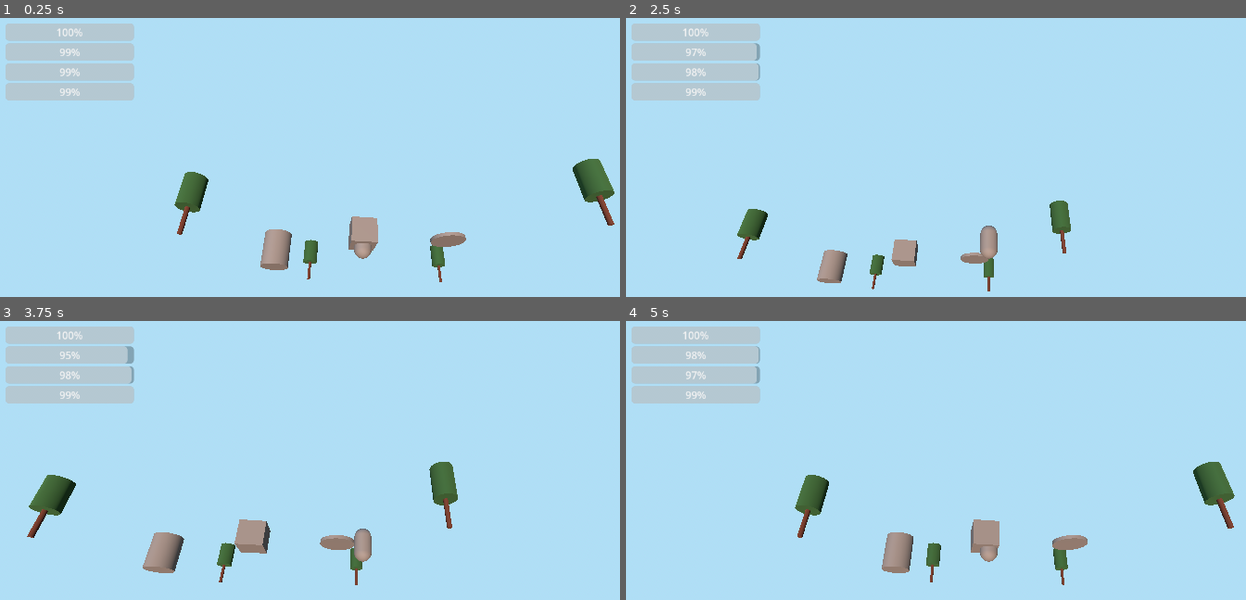
Above: before the commit, frames 1-4 (two rows, left to right).
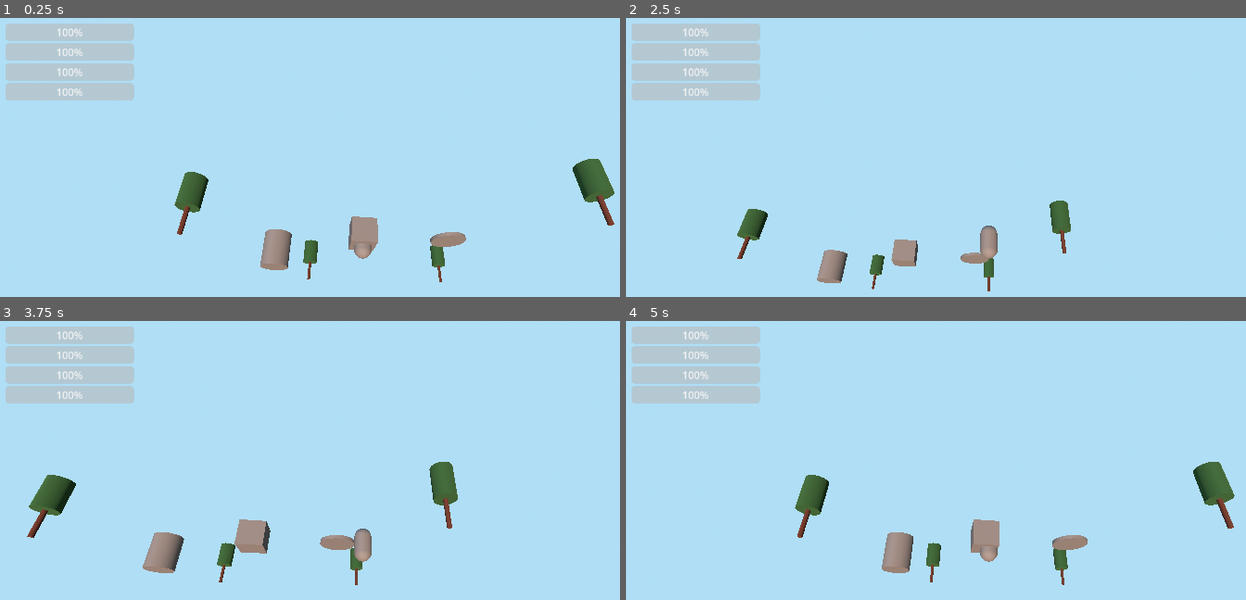
Above: after the commit, the same moments.

Repository: hapyssonline-spec/tailwinter
Game: Godot game, scene res://Main.tscn
Two runs of this game, one before a commit and one after it. Both use one fixed random seed, a clock stepped at 60 frames per second and the inputs below.
Inputs (mouse positions are in pixels of both pictures, inside the frame that each line leads up to):
- Up to frame 1 (0.25 s): no input
- Up to frame 2 (2.5 s): tap Enter at 0.5 s; move the mouse to (1153, 196) at 0.52 s; hold D (move_right) 0.53-1.28 s; tap E (interact, bound only after the commit) at 0.6, 1.35, 2.1 s; click (1153, 196) at 0.67 s; move the mouse to (843, 238) at 1.27 s; hold S (move_backward) 1.28-2.03 s; move the mouse to (1060, 126) at 2.02 s; hold D (move_right) from 2.03 s (still down)
- Up to frame 3 (3.75 s): move the mouse to (outside the picture) at 2.77 s; release D (move_right) at 2.78 s; hold W (move_forward) 2.78-3.53 s; tap E (interact, bound only after the commit) at 2.85, 3.6 s; click (outside the picture) at 2.92 s; move the mouse to (582, 583) at 3.52 s; hold A (move_left) from 3.53 s (still down)
- Up to frame 4 (5 s): keep holding A (move_left); move the mouse to (768, 460) at 4.27 s; tap E (interact, bound only after the commit) at 4.35 s

The runs differ from the first frame. In frame 1, 0.2% of the frame differs, in the area x 9-14%, y 10-28%; in frame 2, 0.2%; in frame 3, 0.2%, in the area x 9-22%, y 8-28%; in frame 4, 0.2%.
Error after the commit: Parse Error: Unindent doesn't match the previous indentation level. (res://scripts/main.gd:21)

Commit message:
Add campfire fuel and debug HUD toggle

Diff:
--- a/hud.tscn
+++ b/hud.tscn
@@ -30,3 +30,24 @@
 custom_minimum_size = Vector2(200, 20)
 layout_mode = 2
 value = 100.0
+
+[node name="DebugPanel" type="VBoxContainer" parent="."]
+offset_left = 20.0
+offset_top = 120.0
+offset_right = 60.0
+offset_bottom = 160.0
+theme_override_constants/separation = 4
+visible = false
+
+[node name="FuelTitle" type="Label" parent="DebugPanel"]
+layout_mode = 2
+text = "Campfire Fuel"
+
+[node name="FuelBar" type="ProgressBar" parent="DebugPanel"]
+custom_minimum_size = Vector2(220, 22)
+layout_mode = 2
+value = 0.0
+
+[node name="FuelValue" type="Label" parent="DebugPanel"]
+layout_mode = 2
+text = "Нет костра"
--- a/project.godot
+++ b/project.godot
@@ -41,3 +41,17 @@
 "events": [Object(InputEventKey,"resource_local_to_scene":false,"resource_name":"","device":-1,"window_id":0,"alt_press …(193 unchanged characters)…
 ]
 }
+interact={
+"deadzone": 0.5,
+"events": [Object(InputEventKey,"resource_local_to_scene":false,"resource_name":"","device":-1,"window_id":0,"alt_pressed":false,"shift_pressed":false,"ctrl_pressed":false,"meta_pressed":false,"pressed":false,"keycode":0,"physical_keycode":69,"key_label":0,"unicode":1077,"location":0,"echo":false,"script":null)
+]
+}
+toggle_debug={
+"deadzone": 0.5,
+"events": [Object(InputEventKey,"resource_local_to_scene":false,"resource_name":"","device":-1,"window_id":0,"alt_pressed":false,"shift_pressed":false,"ctrl_pressed":false,"meta_pressed":false,"pressed":false,"keycode":16777246,"physical_keycode":0,"key_label":0,"unicode":0,"location":0,"echo":false,"script":null)
+]
+}
+
+[autoload]
+
+DebugState="*res://scripts/core/debug_state.gd"
--- a/scripts/campfire.gd
+++ b/scripts/campfire.gd
@@ -1,31 +1,103 @@
 extends Node3D
 
-@export var warmth_restore_rate := 10.0   # скорость восстановления тепла в секунду
+signal fuel_changed(current: float, max: float)
+
+@export var warmth_restore_rate: float = 10.0 # скорость восстановления тепла в секунду
+@export var fuel_max: float = 100.0           # максимальный запас топлива костра
+@export var fuel: float = 60.0                # стартовое количество топлива
+@export var burn_rate: float = 1.0            # сколько топлива сгорает в секунду
+@export var fuel_per_wood: float = 20.0       # сколько топлива добавляет одно полено
 
 var player_in_range: Node3D = null
+var is_lit: bool = true
+
+@onready var fire_mesh: Node3D = $Firemesh
+
+func _ready() -> void:
+	add_to_group("interactable")
+	add_to_group("campfire")
+	is_lit = fuel > 0.0
+	_update_fire_visual()
+	fuel_changed.emit(fuel, fuel_max)
+
 
 func _process(delta: float) -> void:
-	if player_in_range == null:
+	_update_burning(delta)
+	_restore_warmth(delta)
+
+
+func _update_burning(delta: float) -> void:
+	if not is_lit:
 		return
 
-	# Пытаемся увеличить warmth у объекта, если у него есть такое свойство
-	if player_in_range.has_method("_update_stats"):
-		# если бы нужно было что-то особенное
-		pass
+	var prev_fuel := fuel
+	fuel = max(0.0, fuel - burn_rate * delta)
+	if fuel != prev_fuel:
+		fuel_changed.emit(fuel, fuel_max)
 
-	# Прямо обращаемся к переменной warmth (наш Player её имеет)
+	if fuel <= 0.0:
+		_set_lit(false)
+
+
+func _restore_warmth(delta: float) -> void:
+	if player_in_range == null or not is_lit:
+		return
+
 	if "warmth" in player_in_range:
 		player_in_range.warmth = min(
-			100.0,
-			player_in_range.warmth + warmth_restore_rate * delta
+				100.0,
+				player_in_range.warmth + warmth_restore_rate * delta
 		)
+
+
+func interact(actor: Node) -> void:
+	if not actor:
+		return
+
+	if not ("player_wood" in actor):
+		print("Не у кого брать дрова.")
+		return
+
+	if fuel >= fuel_max:
+		print("Костёр уже заполнен.")
+		return
+
+	if actor.player_wood <= 0:
+		print("Нет дров.")
+		return
+
+	actor.player_wood -= 1
+	var prev_fuel := fuel
+	fuel = clamp(fuel + fuel_per_wood, 0.0, fuel_max)
+	if fuel > 0.0 and not is_lit:
+		_set_lit(true)
+
+	if fuel != prev_fuel:
+		fuel_changed.emit(fuel, fuel_max)
+		print("Костёр пополнен дровами. Текущее топливо: %.1f" % fuel)
 
 
 func _on_warm_area_body_entered(body: Node) -> void:
 	if body.name == "Player":
 		player_in_range = body
+		if body.has_method("set_active_interactable"):
+			body.set_active_interactable(self)
 
 
 func _on_warm_area_body_exited(body: Node) -> void:
 	if body == player_in_range:
 		player_in_range = null
+	if body.name == "Player" and body.has_method("clear_active_interactable"):
+		body.clear_active_interactable(self)
+
+
+func _set_lit(value: bool) -> void:
+	is_lit = value
+	_update_fire_visual()
+	if not is_lit:
+		fuel_changed.emit(fuel, fuel_max)
+
+
+func _update_fire_visual() -> void:
+	if fire_mesh:
+		fire_mesh.visible = is_lit
--- /dev/null
+++ b/scripts/core/debug_state.gd
@@ -0,0 +1,15 @@
+extends Node
+
+## Global debug state singleton that tracks whether debug HUD is enabled.
+var enabled: bool = false
+
+signal toggled(enabled: bool)
+
+func toggle() -> void:
+        set_enabled(!enabled)
+
+func set_enabled(v: bool) -> void:
+        if enabled == v:
+                return
+        enabled = v
+        toggled.emit(enabled)
--- a/scripts/hud.gd
+++ b/scripts/hud.gd
@@ -4,9 +4,55 @@
 @onready var warmth_bar  = $Bars/WarmthBar
 @onready var hunger_bar  = $Bars/HungerBar
 @onready var thirst_bar  = $Bars/ThirstBar
+@onready var debug_panel = $DebugPanel
+@onready var campfire_bar = $DebugPanel/FuelBar
+@onready var campfire_value = $DebugPanel/FuelValue
+
+var active_campfire: Node = null
+
+func _ready() -> void:
+        DebugState.toggled.connect(_on_debug_toggled)
+        _update_debug_visibility()
 
 func update_stats(health: float, warmth: float, hunger: float, thirst: float) -> void:
-	health_bar.value = health
-	warmth_bar.value = warmth
-	hunger_bar.value = hunger
-	thirst_bar.value = thirst
+        health_bar.value = health
+        warmth_bar.value = warmth
+        hunger_bar.value = hunger
+        thirst_bar.value = thirst
+
+
+func set_active_campfire(campfire: Node) -> void:
+        if active_campfire and active_campfire.is_connected("fuel_changed", Callable(self, "_on_campfire_fuel_changed")):
+                active_campfire.disconnect("fuel_changed", Callable(self, "_on_campfire_fuel_changed"))
+
+        active_campfire = campfire
+
+        if active_campfire and active_campfire.has_signal("fuel_changed"):
+                active_campfire.connect("fuel_changed", Callable(self, "_on_campfire_fuel_changed"))
+                _on_campfire_fuel_changed(active_campfire.fuel, active_campfire.fuel_max)
+        else:
+                _clear_campfire_ui()
+
+        _update_debug_visibility()
+
+
+func _on_campfire_fuel_changed(current: float, max: float) -> void:
+        campfire_bar.max_value = max
+        campfire_bar.value = current
+        campfire_value.text = "%.0f / %.0f" % [current, max]
+        _update_debug_visibility()
+
+
+func _clear_campfire_ui() -> void:
+        campfire_bar.value = 0.0
+        campfire_bar.max_value = 100.0
+        campfire_value.text = "Нет костра"
+
+
+func _on_debug_toggled(enabled: bool) -> void:
+        _update_debug_visibility()
+
+
+func _update_debug_visibility() -> void:
+        var has_campfire := active_campfire != null
+        debug_panel.visible = DebugState.enabled and has_campfire
--- a/scripts/main.gd
+++ b/scripts/main.gd
@@ -8,13 +8,17 @@
 @onready var player: Node3D = $Player
 @onready var hud            = $HUD
 
+func _ready() -> void:
+        if player.has_signal("active_campfire_changed"):
+                player.connect("active_campfire_changed", Callable(hud, "set_active_campfire"))
+
 # Параметры цикла день/ночь
 @export var day_length: float = 120.0  # длительность "суток" в секундах
 var time_of_day: float = 0.25          # 0..1 (0 - рассвет, 0.5 - день, ~0.75 - ночь)
 
 func _process(delta: float) -> void:
-	# Обновляем день/ночь
-	_update_day_night(delta)
+        # Обновляем день/ночь
+        _update_day_night(delta)
 
 	# Обновляем HUD статами игрока
 	hud.update_stats(
--- a/scripts/player.gd
+++ b/scripts/player.gd
@@ -8,6 +8,12 @@
 var warmth: float = 100.0
 var hunger: float = 100.0
 var thirst: float = 100.0
+@export var player_wood: int = 3 # стартовый запас дров для пополнения костров
+
+signal active_campfire_changed(campfire)
+
+var active_interactable: Node = null
+var active_campfire: Node = null
 
 # скорость убывания (единиц в секунду)
 const WARMTH_DECAY: float       = 2.0
@@ -20,98 +26,129 @@
 
 
 func _physics_process(delta: float) -> void:
-	_handle_movement(delta)
-	_update_stats(delta)
-	_log_stats(delta)
+        _handle_movement(delta)
+        _update_stats(delta)
+        _handle_interaction_input()
+        _log_stats(delta)
 
 
 func _handle_movement(delta: float) -> void:
-	# Вектор ввода: x (A/D), y (W/S)
-	var input_vec: Vector2 = Vector2.ZERO
-	input_vec.x = Input.get_action_strength("move_right") - Input.get_action_strength("move_left")
-	input_vec.y = Input.get_action_strength("move_forward") - Input.get_action_strength("move_backward")
+        # Вектор ввода: x (A/D), y (W/S)
+        var input_vec: Vector2 = Vector2.ZERO
+        input_vec.x = Input.get_action_strength("move_right") - Input.get_action_strength("move_left")
+        input_vec.y = Input.get_action_strength("move_forward") - Input.get_action_strength("move_backward")
 
-	var direction: Vector3 = Vector3.ZERO
+        var direction: Vector3 = Vector3.ZERO
 
-	if input_vec != Vector2.ZERO:
-		# Берём текущую активную 3D-камеру
-		var cam: Camera3D = get_viewport().get_camera_3d()
+        if input_vec != Vector2.ZERO:
+                # Берём текущую активную 3D-камеру
+                var cam: Camera3D = get_viewport().get_camera_3d()
 
-		if cam != null:
-			var basis: Basis = cam.global_transform.basis
+                if cam != null:
+                        var basis: Basis = cam.global_transform.basis
 
-			# Вперёд камеры (в Godot вперёд — минус Z)
-			var forward: Vector3 = -basis.z
-			var right: Vector3   =  basis.x
+                        # Вперёд камеры (в Godot вперёд — минус Z)
+                        var forward: Vector3 = -basis.z
+                        var right: Vector3   =  basis.x
 
-			# Проецируем на плоскость XZ
-			forward.y = 0.0
-			right.y   = 0.0
+                        # Проецируем на плоскость XZ
+                        forward.y = 0.0
+                        right.y   = 0.0
 
-			forward = forward.normalized()
-			right   = right.normalized()
+                        forward = forward.normalized()
+                        right   = right.normalized()
 
-			# Итоговое направление: «вперёд/назад» + «влево/вправо» от камеры
-			direction = (right * input_vec.x + forward * input_vec.y).normalized()
-		else:
-			# Фоллбэк: без камеры – двигаемся по осям мира
-			direction = Vector3(input_vec.x, 0.0, input_vec.y).normalized()
+                        # Итоговое направление: «вперёд/назад» + «влево/вправо» от камеры
+                        direction = (right * input_vec.x + forward * input_vec.y).normalized()
+                else:
+                        # Фоллбэк: без камеры – двигаемся по осям мира
+                        direction = Vector3(input_vec.x, 0.0, input_vec.y).normalized()
 
-	# Применяем скорость по XZ
-	if direction != Vector3.ZERO:
-		velocity.x = direction.x * SPEED
-		velocity.z = direction.z * SPEED
+        # Применяем скорость по XZ
+        if direction != Vector3.ZERO:
+                velocity.x = direction.x * SPEED
+                velocity.z = direction.z * SPEED
 
-		# Поворачиваем тело в сторону движения (для красоты; при капсуле не критично)
-		look_at(global_position + direction, Vector3.UP)
-	else:
-		velocity.x = move_toward(velocity.x, 0.0, SPEED)
-		velocity.z = move_toward(velocity.z, 0.0, SPEED)
+                # Поворачиваем тело в сторону движения (для красоты; при капсуле не критично)
+                look_at(global_position + direction, Vector3.UP)
+        else:
+                velocity.x = move_toward(velocity.x, 0.0, SPEED)
+                velocity.z = move_toward(velocity.z, 0.0, SPEED)
 
-	# Пока без прыжков/гравитации
-	velocity.y = 0.0
+        # Пока без прыжков/гравитации
+        velocity.y = 0.0
 
-	move_and_slide()
+        move_and_slide()
+
+
+func _unhandled_input(event: InputEvent) -> void:
+        if event.is_action_pressed("toggle_debug"):
+                DebugState.toggle()
+
+
+func _handle_interaction_input() -> void:
+        if Input.is_action_just_pressed("interact"):
+                if active_interactable and active_interactable.has_method("interact"):
+                        active_interactable.interact(self)
+
+
+func set_active_interactable(node: Node) -> void:
+        active_interactable = node
+        _update_active_campfire(node)
+
+
+func clear_active_interactable(node: Node) -> void:
+        if node == active_interactable:
+                active_interactable = null
+        if node == active_campfire:
+                active_campfire = null
+                active_campfire_changed.emit(active_campfire)
+
+
+func _update_active_campfire(node: Node) -> void:
+        if node and node.is_in_group("campfire"):
+                active_campfire = node
+                active_campfire_changed.emit(active_campfire)
 
 
 func _update_stats(delta: float) -> void:
-	# базовое убывание
-	warmth -= WARMTH_DECAY * delta
-	hunger -= HUNGER_DECAY * delta
-	thirst -= THIRST_DECAY * delta
+        # базовое убывание
+        warmth -= WARMTH_DECAY * delta
+        hunger -= HUNGER_DECAY * delta
+        thirst -= THIRST_DECAY * delta
 
-	warmth = clamp(warmth, 0.0, 100.0)
-	hunger = clamp(hunger, 0.0, 100.0)
-	thirst = clamp(thirst, 0.0, 100.0)
+        warmth = clamp(warmth, 0.0, 100.0)
+        hunger = clamp(hunger, 0.0, 100.0)
+        thirst = clamp(thirst, 0.0, 100.0)
 
-	# ----- УРОН ПО ЗДОРОВЬЮ -----
-	var health_loss: float = 0.0
+        # ----- УРОН ПО ЗДОРОВЬЮ -----
+        var health_loss: float = 0.0
 
-	# Замёрз — урон
-	if warmth <= 0.0:
-		health_loss += HEALTH_COLD_DAMAGE * delta
+        # Замёрз — урон
+        if warmth <= 0.0:
+                health_loss += HEALTH_COLD_DAMAGE * delta
 
-	# Сильный голод — урон (если голод <= 0)
-	if hunger <= 0.0:
-		health_loss += 2.0 * delta  # можешь потом подкрутить
+        # Сильный голод — урон (если голод <= 0)
+        if hunger <= 0.0:
+                health_loss += 2.0 * delta  # можешь потом подкрутить
 
-	# Сильная жажда — урон (делаем сильнее, чем голод)
-	if thirst <= 0.0:
-		health_loss += 4.0 * delta
+        # Сильная жажда — урон (делаем сильнее, чем голод)
+        if thirst <= 0.0:
+                health_loss += 4.0 * delta
 
-	health -= health_loss
-	health = clamp(health, 0.0, 100.0)
+        health -= health_loss
+        health = clamp(health, 0.0, 100.0)
 
-	if health <= 0.0:
-		_on_player_dead()
+        if health <= 0.0:
+                _on_player_dead()
 
 
 func _on_player_dead() -> void:
-	print("Игрок умер. (пока просто сообщение, потом сделаем экран смерти)")
+        print("Игрок умер. (пока просто сообщение, потом сделаем экран смерти)")
 
 
 func _log_stats(delta: float) -> void:
-	_log_timer += delta
-	if _log_timer >= 1.0:
-		_log_timer = 0.0
-		print("HP: %.1f | Warmth: %.1f | Hunger: %.1f | Thirst: %.1f" % [health, warmth, hunger, thirst])
+        _log_timer += delta
+        if _log_timer >= 1.0:
+                _log_timer = 0.0
+                print("HP: %.1f | Warmth: %.1f | Hunger: %.1f | Thirst: %.1f" % [health, warmth, hunger, thirst])
